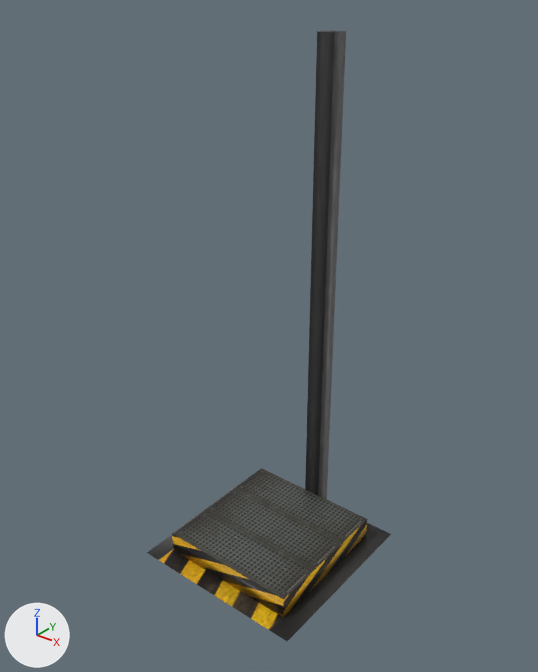
What one commit did to the FBX model ChicknDestroy/desing/objectes/escales/ascensor.fbx.
Camera for both pictures: a camera (50 mm lens) standing at (0.1159, -0.1459, 0.1639) and looking at (-0.0005, -0.0004, 0.0737). The axes (+X, +Y, +Z) are drawn at lower left. The lights are the same throughout. Where no turn or scale is listed for an object, it has been applied to the vertices.
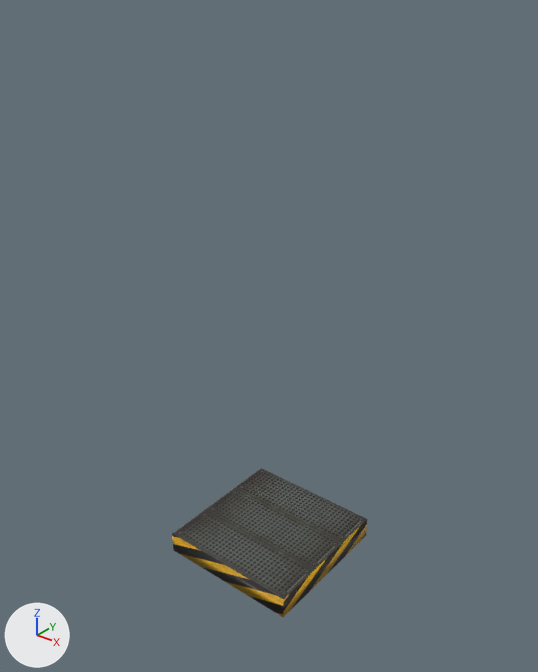
Scene script edits in JSON lines:
```json
{"op": "remove", "block": "ob_cube", "code": ["ob_cube = bpy.data.objects.new('Cube', me_cube)", "ob_cube.location = (0.0, 0.0246, 0.0754)"]}
```

Where the change shows, as pixel boxes [x1, y1, x2, y2] in the pictures (538 x 672 px):
```json
{"object": "Cube", "change": "deleted", "before": [147, 30, 391, 641], "on screen": "black"}
```
